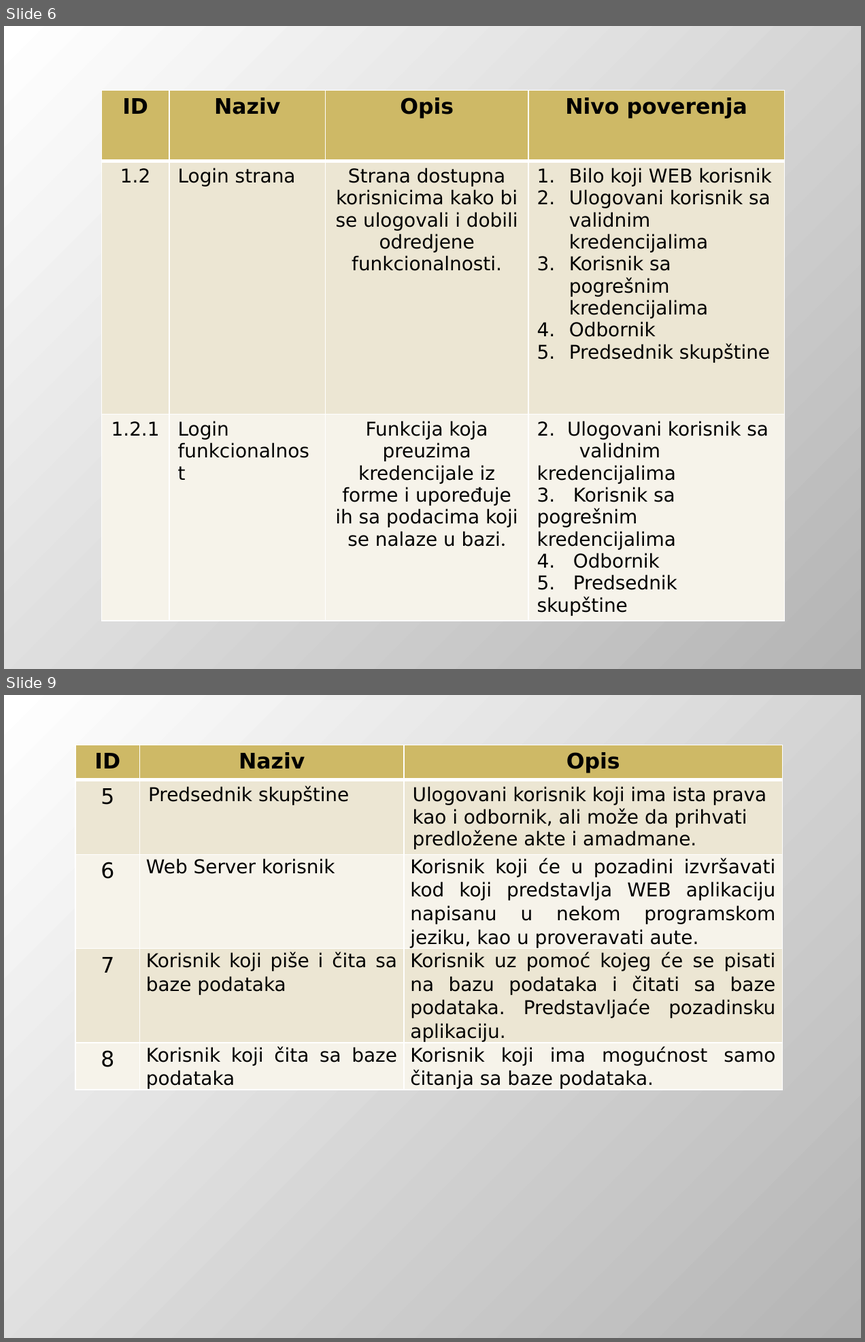
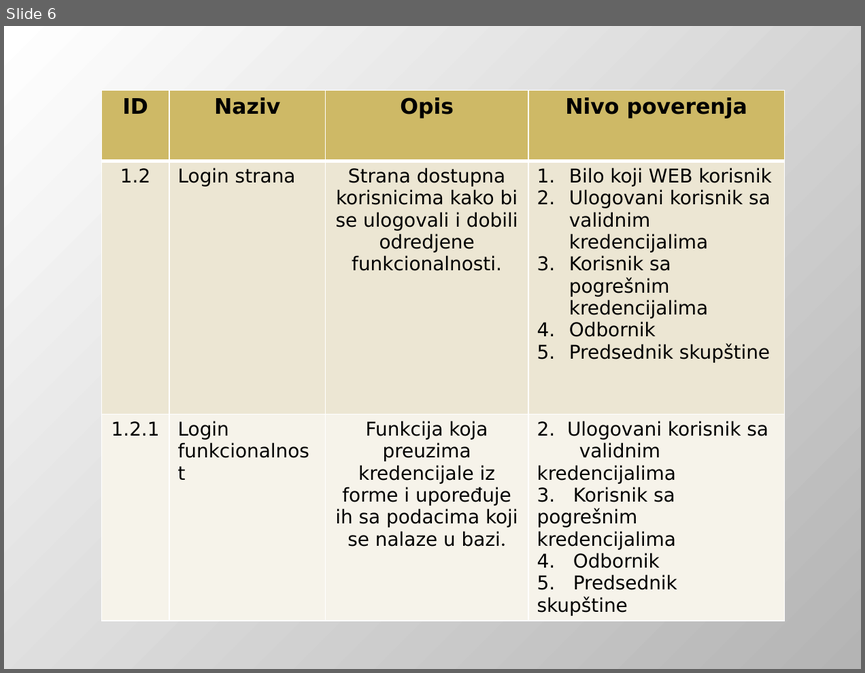
Before and after one commit to DejanUrosevic/XML-Projekat, a slide deck: Model Pretnji.pptx. Shown one above the other, each under a label of ours: slides 6 and 9 before the commit, slide 6 after it; the slides between them are not shown. The pictures are 865x1342 and 865x673 pixels, drawn with LibreOffice and Linux fonts; fonts in the diff are those of the drawing. Boxes give left, top, right and bottom in pixels: in the first picture for what was removed or moved away, otherwise in the second. Text is boxed around its words. In the diff, an @@ line names an element or a change of style, - is before the commit and + after.

```diff
--- a/Model Pretnji.pptx
+++ b/Model Pretnji.pptx
@@ slide 9 removed at (4, 695, 861, 1338), background gradient #FFFFFF to #B4B4B4 @@
@@ table removed at (75, 745, 782, 1098), 5 rows, 3 columns @@
-ID | Naziv | Opis
-5 | Predsednik skupštine | Ulogovani korisnik koji ima ista prava kao i odbornik, ali može da prihvati predložene akte i amadmane.
-6 | Web Server korisnik | Korisnik koji će u pozadini izvršavati kod koji predstavlja WEB aplikaciju napisanu u nekom programskom jeziku, kao u proveravati aute.
-7 | Korisnik koji piše i čita sa baze podataka | Korisnik uz pomoć kojeg će se pisati na bazu podataka i čitati sa baze podataka. Predstavljaće pozadinsku aplikaciju.
-8 | Korisnik koji čita sa baze podataka | Korisnik koji ima mogućnost samo čitanja sa baze podataka.
```
Also in this commit, not shown: 9 slides changed, 9 slides added, 1 other slide removed, 6 other files.
